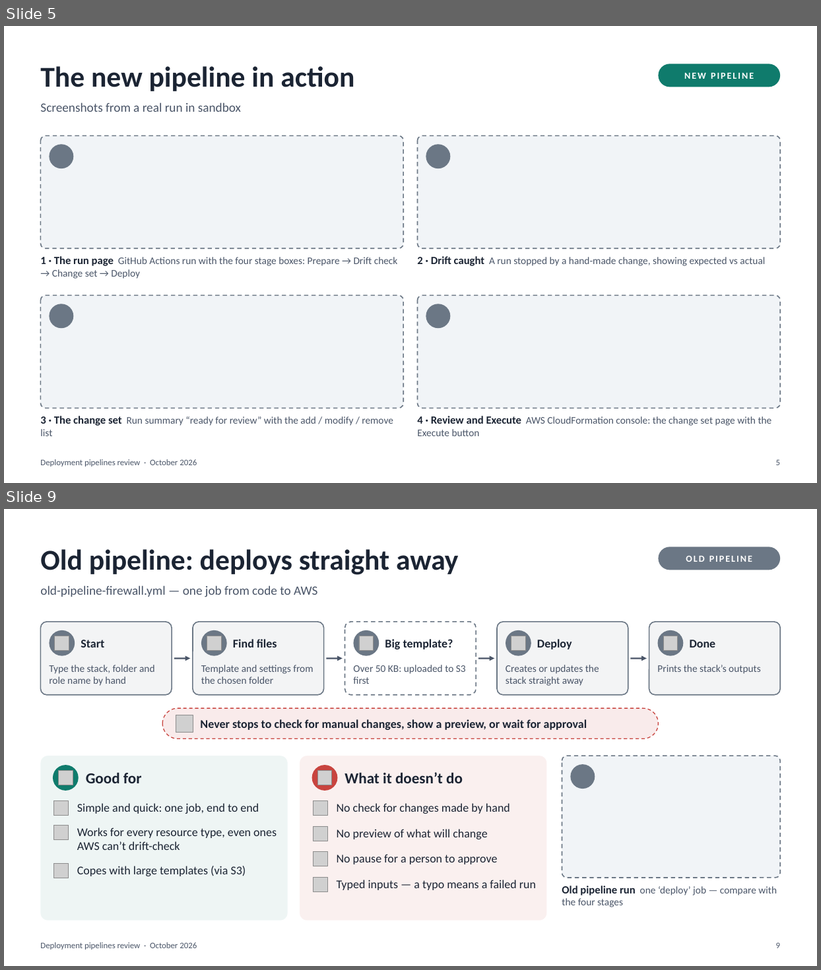
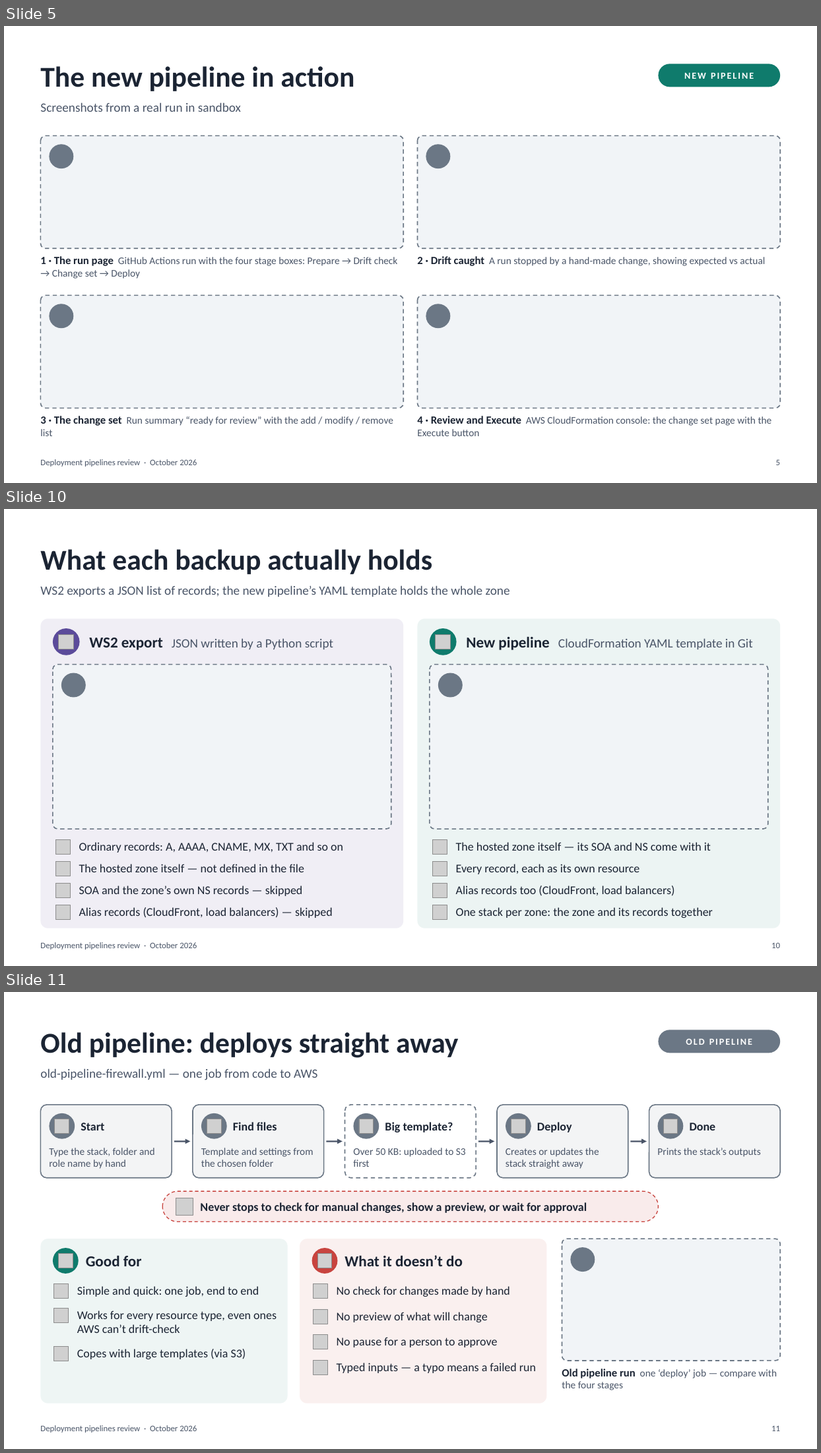
Before and after one commit to kunalshrivastavapune25/githubactions, a slide deck: pipeline/3pipepine/Deployment_Pipelines_Review.pptx. Shown one above the other, each under a label of ours: slides 5 and 9 before the commit, slides 5, 10 and 11 after it; the slides between them are not shown. The pictures are 821x970 and 821x1453 pixels, drawn with LibreOffice and Linux fonts; fonts in the diff are those of the drawing; grey boxes stand for pictures; background and template pictures are left out. Boxes give left, top, right and bottom in pixels: in the first picture for what was removed or moved away, otherwise in the second. Text is boxed around its words. In the diff, an @@ line names an element or a change of style, - is before the commit and + after.

```diff
--- a/pipeline/3pipepine/Deployment_Pipelines_Review.pptx
+++ b/pipeline/3pipepine/Deployment_Pipelines_Review.pptx
@@ slide 10 added at <box>4,509,817,966</box>, background #FFFFFF; not listed: 1 template element that a slide beside it also shows @@
@@ title added at <box>40,549,432,574</box>, 34 pt, text #1B2433, bold @@
+What each backup actually holds
@@ text added at <box>40,586,510,597</box>, 15 pt, text #4A5568 @@
+WS2 exports a JSON list of records; the new pipeline’s YAML template holds the whole zone
@@ rounded rectangle added at <box>40,619,403,929</box>, fill #5B4B9A at 9% opacity @@
@@ rounded rectangle added at <box>418,619,781,929</box>, fill #0F7B6C at 8% opacity @@
@@ ellipse added at <box>53,628,80,656</box>, fill #5B4B9A @@
@@ picture added at <box>59,634,74,650</box> @@
@@ text added at <box>89,638,333,650</box>, 15 pt, text #4A5568 @@
+WS2 export JSON written by a Python script
@@ ellipse added at <box>430,628,457,656</box>, fill #0F7B6C @@
@@ picture added at <box>436,634,451,650</box> @@
@@ text added at <box>466,636,753,650</box>, 15 pt, text #4A5568 @@
+New pipeline CloudFormation YAML template in Git
@@ rounded rectangle added at <box>53,665,391,829</box>, fill #F1F4F7, outline #6B7785 1.25 pt dashed @@
@@ rounded rectangle added at <box>430,665,768,829</box>, fill #F1F4F7, outline #6B7785 1.25 pt dashed @@
@@ ellipse added at <box>61,673,86,698</box>, fill #6B7785 @@
@@ ellipse added at <box>438,673,463,698</box>, fill #6B7785 @@
@@ picture added at <box>56,840,71,855</box> @@
@@ text added at <box>79,842,343,853</box>, 14 pt, text #1B2433 @@
+Ordinary records: A, AAAA, CNAME, MX, TXT and so on
@@ picture added at <box>433,840,448,855</box> @@
@@ text added at <box>456,842,711,851</box>, 14 pt, text #1B2433 @@
+The hosted zone itself — its SOA and NS come with it
@@ picture added at <box>56,862,71,877</box> @@
@@ text added at <box>79,864,304,873</box>, 14 pt, text #1B2433 @@
+The hosted zone itself — not defined in the file
@@ picture added at <box>433,862,448,877</box> @@
@@ text added at <box>456,864,640,875</box>, 14 pt, text #1B2433 @@
+Every record, each as its own resource
@@ picture added at <box>56,883,71,898</box> @@
@@ picture added at <box>433,883,448,898</box> @@
@@ text added at <box>79,886,303,896</box>, 14 pt, text #1B2433 @@
+SOA and the zone’s own NS records — skipped
@@ text added at <box>456,886,675,896</box>, 14 pt, text #1B2433 @@
+Alias records too (CloudFront, load balancers)
@@ picture added at <box>56,906,71,920</box> @@
@@ text added at <box>79,908,333,918</box>, 14 pt, text #1B2433 @@
+Alias records (CloudFront, load balancers) — skipped
@@ picture added at <box>433,906,448,920</box> @@
@@ text added at <box>456,908,713,918</box>, 14 pt, text #1B2433 @@
+One stack per zone: the zone and its records together
@@ page number added at <box>772,943,780,949</box>, 10 pt, text #4A5568 @@
+10
@@ what was slide 9 is now slide 11 @@
@@ page number at <box>772,1426,780,1432</box>: text changed @@
-9
+11
```
Also in this commit, not shown: 5 slides changed, 1 other slide added.
